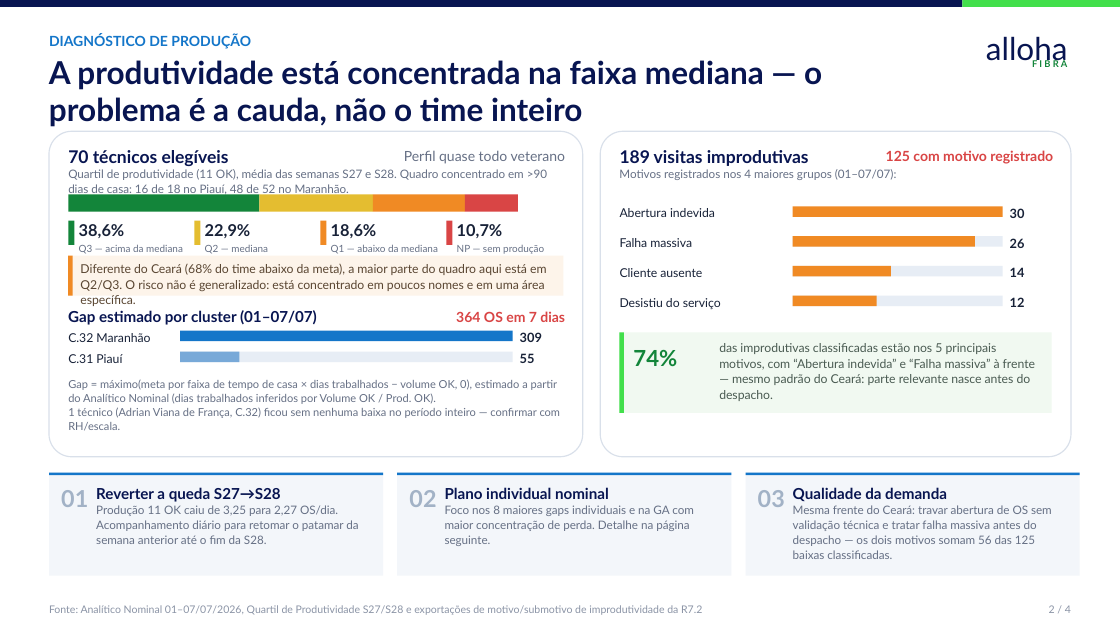
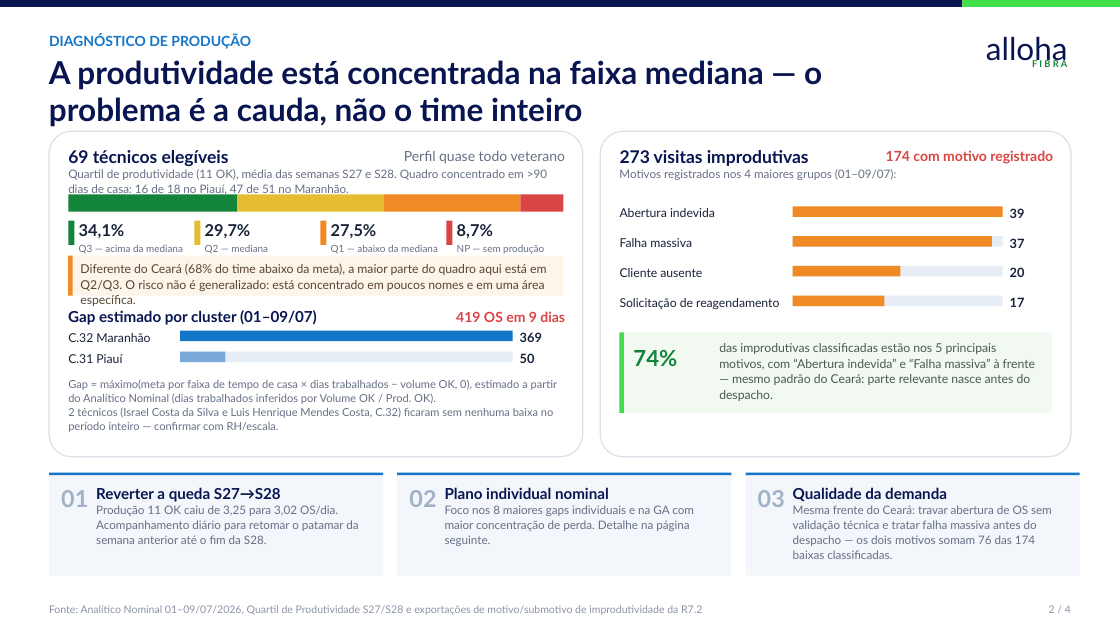
Before and after one commit to durthvader/megabrain, a slide deck: slide 2 of outputs/3ps/3Ps_MaranhaoPiaui_Executivo.pptx. Drawn at 1120x630 pixels with LibreOffice and Linux fonts; fonts in the diff are those of the drawing. Boxes give left, top, right and bottom in pixels: in the first picture for what was removed or moved away, otherwise in the second. Text is boxed around its words. In the diff, an @@ line names an element or a change of style, - is before the commit and + after.

```diff
--- a/outputs/3ps/3Ps_MaranhaoPiaui_Executivo.pptx
+++ b/outputs/3ps/3Ps_MaranhaoPiaui_Executivo.pptx
@@ text at box(68, 169, 547, 196): text changed @@
-Quartil de produtividade (11 OK), média das semanas S27 e S28. Quadro concentrado em >90 dias de casa: 16 de 18 no Piauí, 48 de 52 no Maranhão.
+Quartil de produtividade (11 OK), média das semanas S27 e S28. Quadro concentrado em >90 dias de casa: 16 de 18 no Piauí, 47 de 51 no Maranhão.
@@ text at box(68, 150, 229, 166): text changed @@
-70 técnicos elegíveis
+69 técnicos elegíveis
@@ text at box(619, 169, 897, 180): text changed @@
-Motivos registrados nos 4 maiores grupos (01–07/07):
+Motivos registrados nos 4 maiores grupos (01–09/07):
@@ text at box(620, 150, 809, 166): text changed @@
-189 visitas improdutivas
+273 visitas improdutivas
@@ text at box(886, 150, 1053, 164): text changed @@
-125 com motivo registrado
+174 com motivo registrado
@@ rectangle: place and size @@
-rectangle at box(68, 194, 260, 212)
+rectangle at box(68, 194, 237, 212)
@@ rectangle: place and size @@
-rectangle at box(260, 194, 373, 212)
+rectangle at box(237, 194, 384, 212)
@@ rectangle: place and size @@
-rectangle at box(373, 194, 465, 212)
+rectangle at box(384, 194, 520, 212)
@@ rectangle: place and size @@
-rectangle at box(465, 194, 518, 212)
+rectangle at box(521, 194, 564, 212)
@@ text at box(1010, 208, 1025, 218): text changed @@
-30
+39
@@ text at box(79, 224, 125, 238): text changed @@
-38,6%
+34,1%
@@ text at box(205, 224, 251, 238): text changed @@
-22,9%
+29,7%
@@ text at box(331, 224, 377, 238): text changed @@
-18,6%
+27,5%
@@ text at box(457, 224, 493, 238): text changed @@
-10,7%
+8,7%
@@ rectangle: place and size @@
-rectangle at box(793, 236, 975, 246)
+rectangle at box(793, 236, 992, 246)
@@ text at box(1010, 238, 1025, 248): text changed @@
-26
+37
@@ rectangle: place and size @@
-rectangle at box(793, 266, 891, 276)
+rectangle at box(793, 266, 901, 276)
@@ text at box(1010, 267, 1025, 277): text changed @@
-14
+20
@@ text at box(620, 298, 779, 310): text changed @@
-Desistiu do serviço
+Solicitação de reagendamento
@@ rectangle: place and size @@
-rectangle at box(793, 296, 877, 306)
+rectangle at box(793, 296, 885, 306)
@@ text at box(1010, 297, 1025, 307): text changed @@
-12
+17
@@ text at box(68, 310, 317, 325): text changed @@
-Gap estimado por cluster (01–07/07)
+Gap estimado por cluster (01–09/07)
@@ text at box(456, 311, 565, 322): text changed @@
-364 OS em 7 dias
+419 OS em 9 dias
@@ rectangle: place and size @@
-rectangle at box(181, 352, 239, 362)
+rectangle at box(181, 352, 226, 362)
@@ text at box(520, 332, 542, 342): text changed @@
-309
+369
@@ text at box(520, 353, 535, 363): text changed @@
-55
+50
@@ text at box(68, 407, 553, 432): text changed @@
-1 técnico (Adrian Viana de França, C.32) ficou sem nenhuma baixa no período inteiro — confirmar com RH/escala.
+2 técnicos (Israel Costa da Silva e Luis Henrique Mendes Costa, C.32) ficaram sem nenhuma baixa no período inteiro — confirmar com RH/escala.
@@ text at box(793, 505, 1052, 559): text changed @@
-Mesma frente do Ceará: travar abertura de OS sem validação técnica e tratar falha massiva antes do despacho — os dois motivos somam 56 das 125 baixas classificadas.
+Mesma frente do Ceará: travar abertura de OS sem validação técnica e tratar falha massiva antes do despacho — os dois motivos somam 76 das 174 baixas classificadas.
@@ text at box(49, 605, 702, 615): text changed @@
-Fonte: Analítico Nominal 01–07/07/2026, Quartil de Produtividade S27/S28 e exportações de motivo/submotivo de improdutividade da R7.2
+Fonte: Analítico Nominal 01–09/07/2026, Quartil de Produtividade S27/S28 e exportações de motivo/submotivo de improdutividade da R7.2
```
Also in this commit, not shown: 3 other slides changed, 2 other files.
